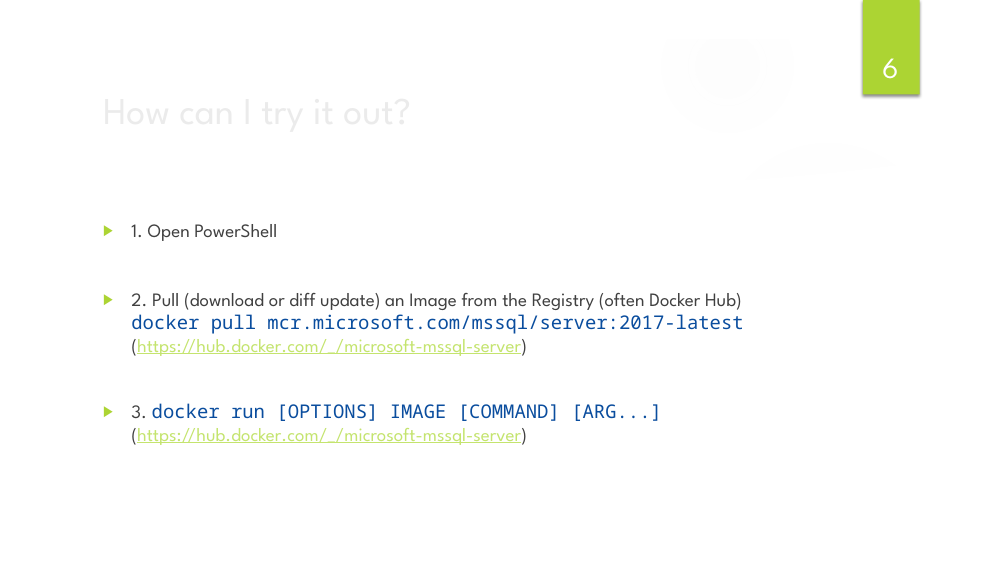
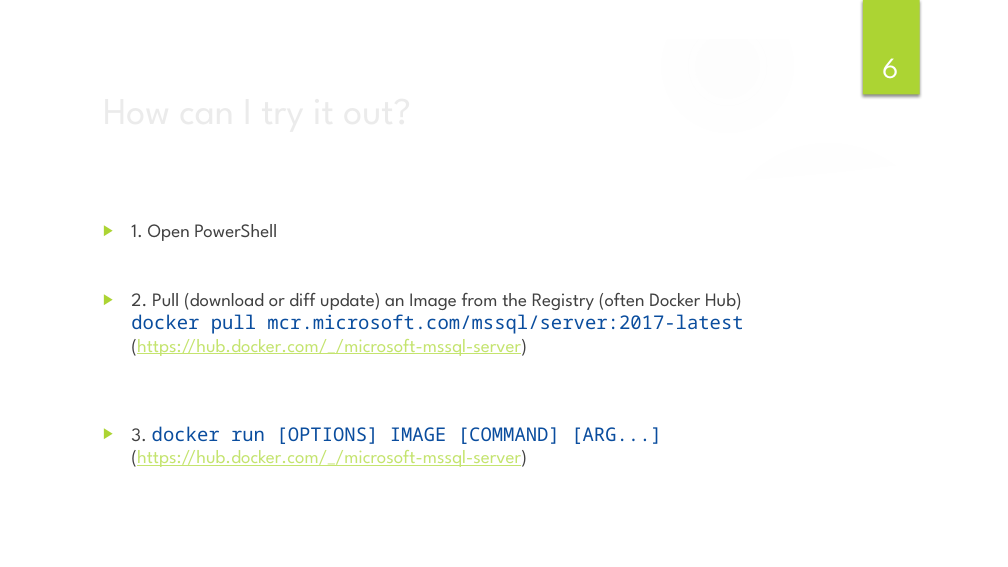
Before and after one commit to ilanham/Presentations, a slide deck: slide 6 of Developing for SQL Server with Docker.pptx. Drawn at 1008x567 pixels with LibreOffice and Linux fonts; fonts in the diff are those of the drawing; background and template pictures are left out. Boxes give left, top, right and bottom in pixels: in the first picture for what was removed or moved away, otherwise in the second. Text is boxed around its words. In the diff, an @@ line names an element or a change of style, - is before the commit and + after.

```diff
--- a/Developing for SQL Server with Docker.pptx
+++ b/Developing for SQL Server with Docker.pptx
@@ text "1. Open PowerShell" rewrapped from [131, 224, 743, 445] to [131, 224, 743, 467] @@
```
Also in this commit, not shown: 4 other slides changed.
